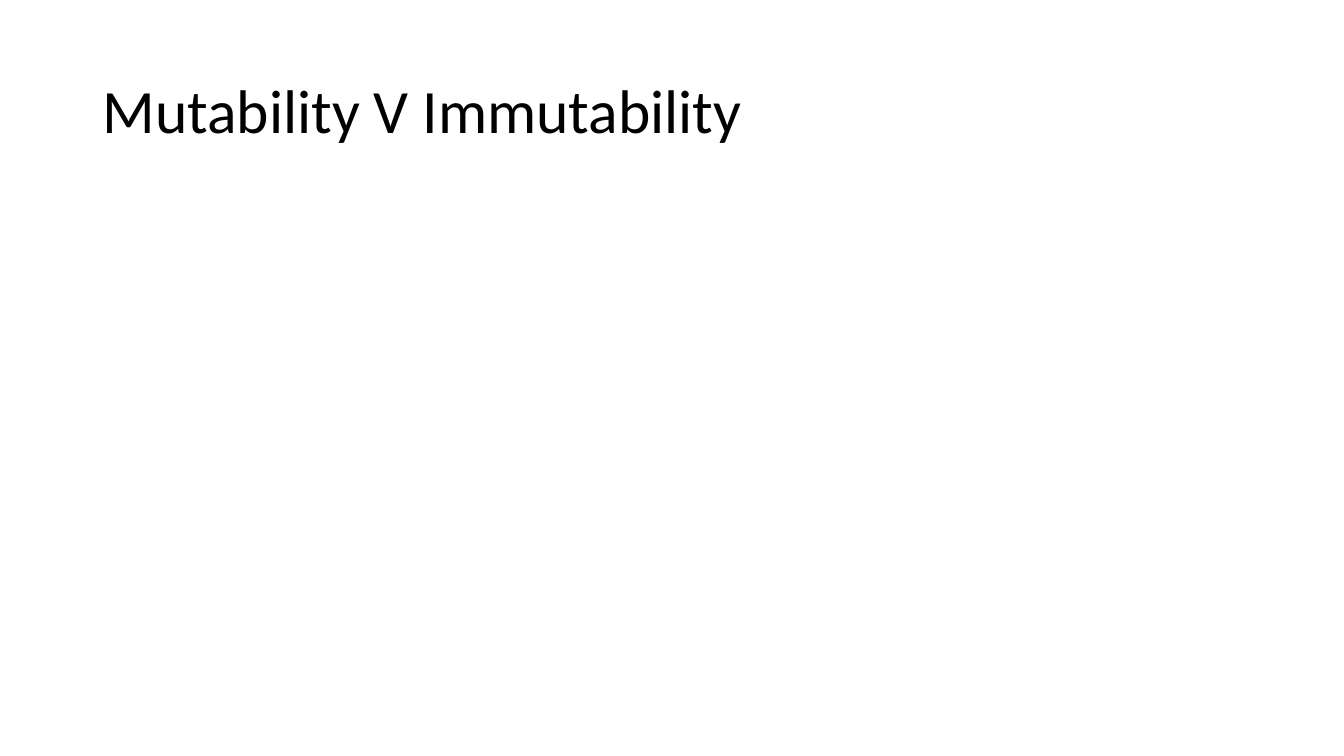
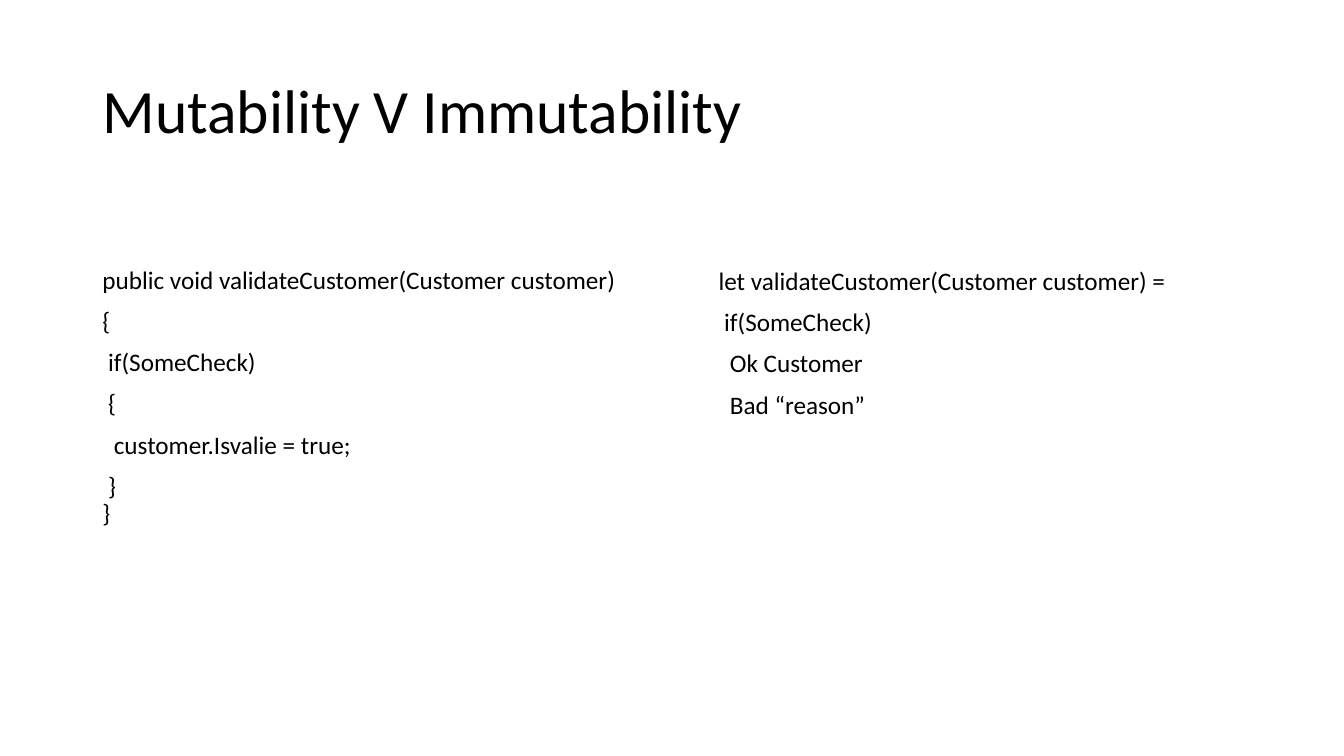
Before and after one commit to jamessdixon/chickensoftware-businessrules, a slide deck: slide 35 of Business Rules.pptx (slide 33 before the commit). Drawn at 1344x756 pixels with LibreOffice and Linux fonts; fonts in the diff are those of the drawing. Boxes give left, top, right and bottom in pixels: in the first picture for what was removed or moved away, otherwise in the second. Text is boxed around its words. In the diff, an @@ line names an element or a change of style, - is before the commit and + after.

```diff
--- a/Business Rules.pptx
+++ b/Business Rules.pptx
@@ text added at <box>102,270,615,457</box>, 18 pt, text #000000 @@
+public void validateCustomer(Customer customer)
+{
+if(SomeCheck)
+{
+customer.Isvalie = true;
+}
+}
@@ text added at <box>719,271,1147,415</box>, 18 pt, text #000000 @@
+let validateCustomer(Customer customer) =
+if(SomeCheck)
+Ok Customer
+Bad “reason”
```
Also in this commit, not shown: 6 other slides changed, 2 slides added.
